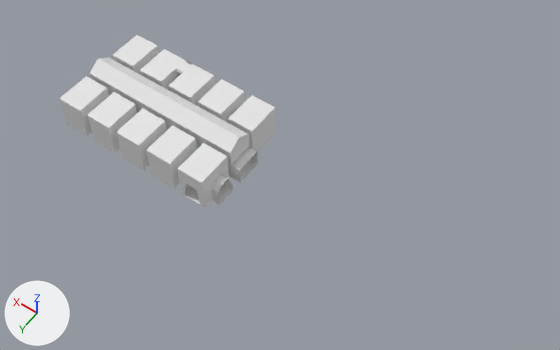
The Blender file Soulslike/res/level/prison/prison.blend: old version first, new version second.
Camera for both pictures: a 50 mm camera at (-40.2, 44.2, 62.7) aimed at (-14.1, 7.7, 5.3). Every picture has the same lights, and +X, +Y and +Z are marked at lower left.

In view in the first picture: 'Cells', 'Corridor'.
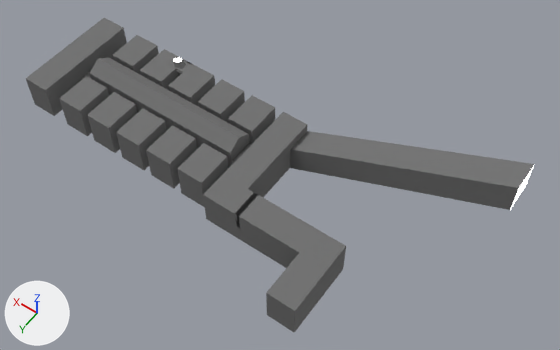
Edits to the bpy script that builds the scene:
```text
Change mat_material:
    mat_material.base_color: (0.8, 0.8, 0.8) -> (0.173, 0.173, 0.173)  # white #e7e7e7 -> grey #737373
Add mat_material_002:
    mat_material_002 = principled_material('Material.002')
    mat_material_002.base_color = (0.0, 0.0, 0.0)  # black #000000
    mat_material_002.emission_strength = 3.0
Change me_plane_001:
    used by ob_corridor; location = (0.0, 0.0, 0.0)
    remove me_plane_001.from_pydata(...)  # 104 vertices, 87 faces; spans x -9.0..12.0, y 4.5..7.5, z 0.0..5.0
    add me_plane_001.from_pydata(...)  # 190 vertices, 173 faces; spans x -34.0..16.0, y 0.0..18.0, z 0.0..13.5
    me_plane_001 part 1: a new loose piece, a box spanning x -13.25..-12.75, y 10.0..13.0, z 2.0..4.0, in mat_material (grey #747474)
    me_plane_001 part 2: 12 vertices moved from x -9.0..-7.8, y 4.5..7.5, z 2.0..2.2 to x -9.0..-7.8, y 4.5..7.5, z 2.5..2.8; 54 vertices added at x -34.0..-9.0, y 0.0..18.0, z 0.0..13.5
    me_plane_001 part 3: 24 vertices added at x 13.0..16.0, y 0.0..12.0, z 0.0..4.0
    add me_plane_001.materials.append(mat_material_002)  # black #000000
```

Boxes [x1, y1, x2, y2] around the edits, measured in the pictures (560 x 350 px):
'Corridor', recoloured, reshaped (white to grey, 202% wider, 150% taller)
    before: [90, 58, 258, 183]
    after: [26, 18, 535, 332]
'Cells', recoloured (white to grey)
    both: [59, 35, 275, 207]
part 1 of me_plane_001, added
    after: [235, 193, 258, 228]
part 2 of me_plane_001, built on
    before: [223, 135, 258, 182]
    after: [203, 112, 535, 332]
part 3 of me_plane_001, added
    after: [26, 18, 127, 116]
